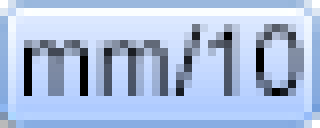
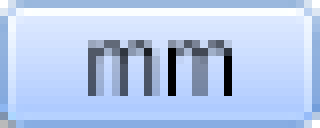
Layer changes from the first (320, 128) image to the second:
renamed "mm/10" to "mm", painted on it over bbox(24, 24, 304, 96)
